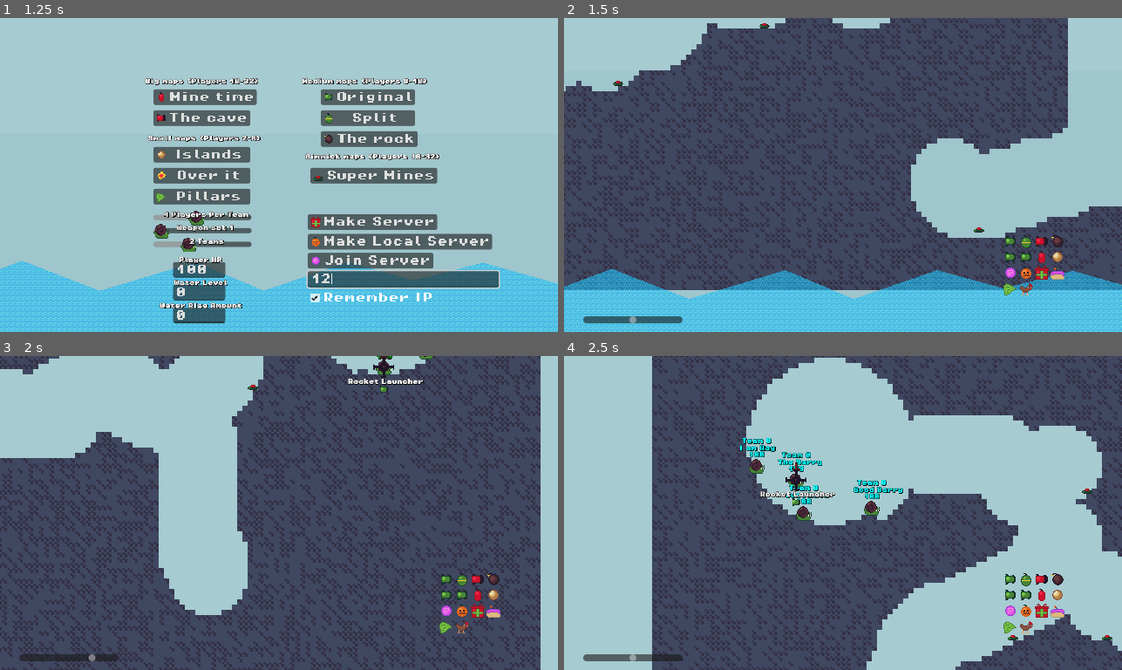
Above: before the commit, frames 1-4 (two rows, left to right).
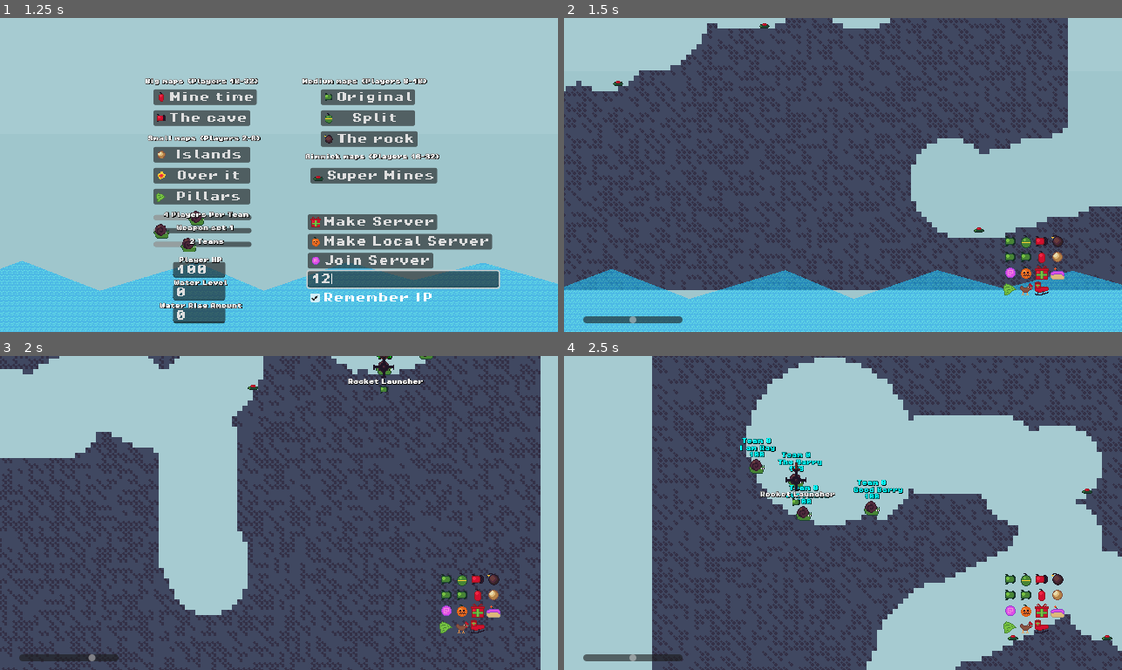
Above: after the commit, the same moments.

Repository: codingbanana21/Snail-Wars
Game: Godot game, scene res://scenes/main_menu.tscn
Same seed, same stepped clock (60 frames per second), same inputs: the game is played once before the commit and once after it.
Inputs (mouse positions are in pixels of both pictures, inside the frame that each line leads up to):
- Up to frame 1 (1.25 s): click (401, 278) at 0.52 s; type "12" at 0.6 s
- Up to frame 2 (1.5 s): click "Mine time" at 1.25 s
- Up to frame 3 (2 s): no input
- Up to frame 4 (2.5 s): tap Enter (skip) at 2 s; move the mouse to (965, 497) at 2.02 s; hold D (right) from 2.03 s (still down); tap Mouse wheel down (last_weapon) at 2.1 s; tap W (jump) at 2.27 s

Frame 1 is identical in both runs. In frame 2, less than 0.1% of the frame differs, in the area x 84-87%, y 83-89%; in frame 3, less than 0.1%; in frame 4, less than 0.1%.

Commit message:
New weapon Father Chrismas

Diff:
--- /dev/null
+++ b/projectiles/chrismas_present.tscn
@@ -0,0 +1,37 @@
+[gd_scene format=3 uid="uid://biahd8xaadkej"]
+
+[ext_resource type="PackedScene" uid="uid://cubfm8w8o5obj" path="res://projectiles/projectile.tscn" id="1_rgqa7"]
+[ext_resource type="Texture2D" uid="uid://cbnwe1cqap1py" path="res://assets/images/present.png" id="2_4hjeb"]
+
+[sub_resource type="RectangleShape2D" id="RectangleShape2D_rgqa7"]
+size = Vector2(9, 12)
+
+[sub_resource type="RectangleShape2D" id="RectangleShape2D_4hjeb"]
+size = Vector2(7, 18)
+
+[node name="ChrismasPresent" unique_id=791496552 instance=ExtResource("1_rgqa7")]
+damage = 15
+size = 3
+knockback = 20
+speed = 0
+min_speed = 0
+timer = 0.0
+end_player_turn = false
+effect_by_wind = false
+spawns = Array[String](["mine", "cake_tnt", "chrismas_present", "egg", "snail", "fragment"])
+
+[node name="Image" parent="." index="1" unique_id=2045045234]
+rotation = -1.5707964
+texture = ExtResource("2_4hjeb")
+
+[node name="CollisionShape2D" parent="." index="2" unique_id=679883136]
+position = Vector2(2.5, 0)
+shape = SubResource("RectangleShape2D_rgqa7")
+
+[node name="DetectBox" parent="." index="3" unique_id=289666369]
+collision_layer = 2
+collision_mask = 2
+
+[node name="CollisionShape2D" parent="DetectBox" index="0" unique_id=1905896826]
+position = Vector2(-1.5, 0)
+shape = SubResource("RectangleShape2D_4hjeb")
--- /dev/null
+++ b/projectiles/father_chrismas.tscn
@@ -0,0 +1,26 @@
+[gd_scene format=3 uid="uid://dbf0v4h637xdn"]
+
+[ext_resource type="PackedScene" uid="uid://cubfm8w8o5obj" path="res://projectiles/projectile.tscn" id="1_5crrp"]
+[ext_resource type="Texture2D" uid="uid://0dvijfos3gov" path="res://assets/images/father_chrismas.png" id="2_2nj0q"]
+
+[node name="FatherChrismas" unique_id=791496552 instance=ExtResource("1_5crrp")]
+damage = 0
+size = 0
+knockback = 0
+speed = 0
+min_speed = 500
+gravity = 100
+timer = 2.0
+effect_by_wind = false
+spawns = Array[String](["chrismas_present"])
+spawn_time = 0.35
+
+[node name="Image" parent="." index="1" unique_id=2045045234]
+texture = ExtResource("2_2nj0q")
+
+[node name="DetectBox" parent="." index="3" unique_id=289666369]
+collision_layer = 0
+collision_mask = 0
+
+[node name="CollisionShape2D" parent="DetectBox" index="0" unique_id=1905896826]
+shape = null
--- a/projectiles/mine.tscn
+++ b/projectiles/mine.tscn
@@ -28,7 +28,8 @@
 shape = SubResource("RectangleShape2D_lbhrr")
 
 [node name="DetectBox" parent="." index="3" unique_id=289666369]
-collision_mask = 6
+collision_layer = 2
+collision_mask = 2
 
 [node name="CollisionShape2D" parent="DetectBox" index="0" unique_id=1905896826]
 position = Vector2(2.5, 0)
--- a/projectiles/super_mine.tscn
+++ b/projectiles/super_mine.tscn
@@ -29,7 +29,8 @@
 shape = SubResource("RectangleShape2D_lbhrr")
 
 [node name="DetectBox" parent="." index="3" unique_id=289666369]
-collision_mask = 6
+collision_layer = 2
+collision_mask = 2
 
 [node name="CollisionShape2D" parent="DetectBox" index="0" unique_id=1905896826]
 position = Vector2(2.166667, 0)
--- a/scripts/Globals.gd
+++ b/scripts/Globals.gd
@@ -1,7 +1,7 @@
 extends Node2D
 
-const WEAPONS: Array[String] = ["rocket","grenade","drill","bomb","air_strike","drill_strike","tnt","bullet","teleporta","pumkin_grenade","present","cake_tnt","leaf","chicken"]
-const WEAPONS_NAMES: Array[String] = ["Rocket Launcher","Grenade","Drill Rocket","Bomb","Air Strike","Drill Strike","TNT","Gun","Teleporta","Pumkin Grenade","Present Strike","Cake TNT","Healing Leaf","Chicken"]
+const WEAPONS: Array[String] = ["rocket","grenade","drill","bomb","air_strike","drill_strike","tnt","bullet","teleporta","pumkin_grenade","present","cake_tnt","leaf","chicken","father_chrismas"]
+const WEAPONS_NAMES: Array[String] = ["Rocket Launcher","Grenade","Drill Rocket","Bomb","Air Strike","Drill Strike","TNT","Gun","Teleporta","Pumkin Grenade","Present Strike","Cake TNT","Healing Leaf","Chicken","Father Chrismas"]
 const SAVE_PATH = "user://Save.tres"
 const GAME_VERSION: float = 0.4
 
--- a/scripts/menu.gd
+++ b/scripts/menu.gd
@@ -68,13 +68,13 @@
 
 	#team weapon sets
 	if teams_weapons == 1:
-		Globals.teams_weapons = [[-1,-1,2,3,1,1,1,3,2,1,1,0,1,1]]
+		Globals.teams_weapons = [[-1,-1,2,3,1,1,1,3,2,1,1,0,1,1,0]]
 	elif teams_weapons == 2:
-		Globals.teams_weapons = [[-1,-1,-1,-1,-1,-1,-1,-1,-1,-1,-1,-1,-1,-1]]
+		Globals.teams_weapons = [[-1,-1,-1,-1,-1,-1,-1,-1,-1,-1,-1,-1,-1,-1,-1]]
 	elif teams_weapons == 3:
-		Globals.teams_weapons = [[-1,-1,3,4,0,0,2,4,3,2,0,1,0,3]]
+		Globals.teams_weapons = [[-1,-1,3,4,0,0,2,4,3,2,0,1,0,3,0]]
 	elif teams_weapons == 4:
-		Globals.teams_weapons = [[-1,-1,0,0,0,0,0,0,0,-1,-1,-1,-1,0]]
+		Globals.teams_weapons = [[-1,-1,0,0,0,0,0,0,0,-1,-1,-1,-1,0,-1]]
 
 	for i in range(Globals.number_of_teams -1):
 		Globals.teams_weapons.append([])
--- a/scripts/player.gd
+++ b/scripts/player.gd
@@ -91,9 +91,9 @@
 			elif Input.is_action_just_pressed("last_weapon"):
 				weapon -= 1
 				if weapon < 0:
-					weapon = 13
-
-			weapon %= 14
+					weapon = 14
+
+			weapon %= 15
 			Mouse.weapon_amount = Globals.teams_weapons[team_number][weapon]
 			Mouse.weapon = weapon
 
--- a/scripts/projectile.gd
+++ b/scripts/projectile.gd
@@ -77,7 +77,7 @@
 
 	if !hit_timer.is_stopped(): return
 
-	if players_projectile:
+	if players_projectile and end_player_turn:
 		Mouse.global_position = global_position
 
 	velocity.y += gravity * delta
Binary file added: assets/images/father_chrismas.png
Not shown, added: assets/images/father_chrismas.png.import
